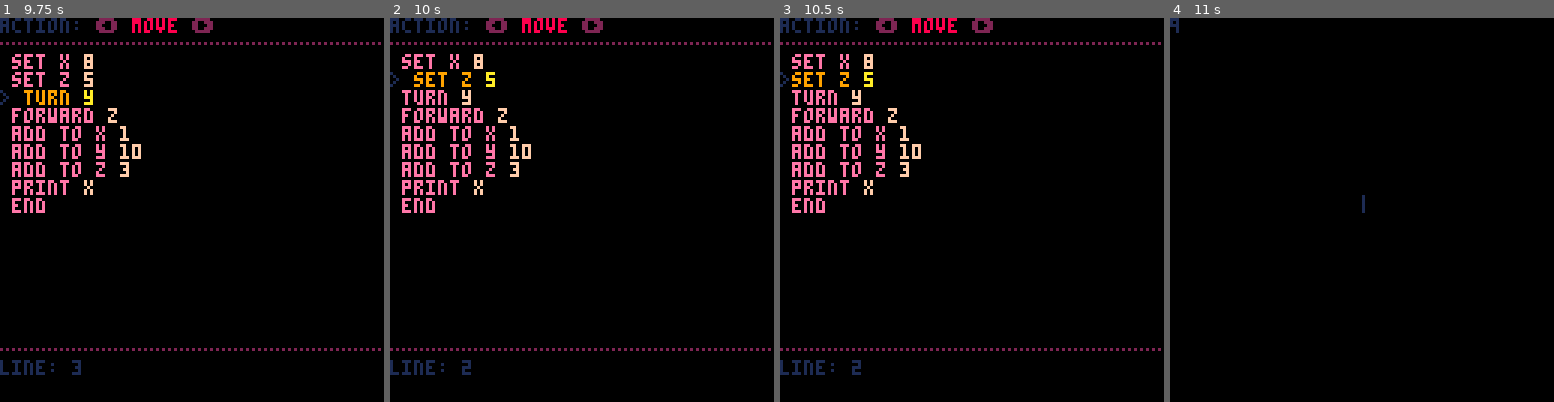
Above: before the commit, frames 1-4 (left to right).
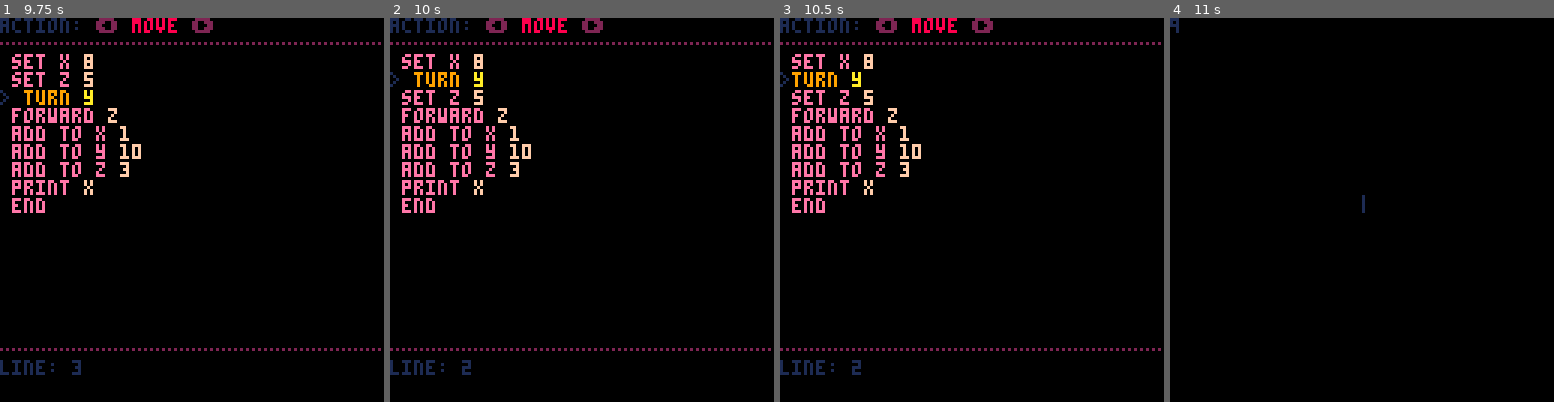
Above: after the commit, the same moments.

Repository: eduvf/PICO-8-experiments
Game: PICO-8 cartridge code.p8
The game is run twice, just before and just after one commit, with the same random seed, the same clock (stepped at 60 frames per second) and the same inputs.
Inputs:
- Up to frame 1 (9.75 s): tap X (X key) at 0.33, 1.07, 1.85, 2.97, 4.08, 5.2, 6.32, 7.43, 8.55, 9.67 s; tap O (Z key) at 0.7, 1.7, 2.1, 2.5, 2.9, 3.3, 3.7, 4.1, 4.5, 4.9, 5.3, 5.7, 6.1, 6.5, 6.9, 7.3, 7.7, 8.1, 8.5, 8.9, 9.3, 9.7 s; hold Right 1.6-2.1 s; hold Up 2.15-2.42 s; hold Right 2.47-3.03 s; hold Left 3.08-3.58 s; hold Down 3.63-3.97 s; hold Right 4.02-4.68 s; hold Up 4.73-5.03 s; hold Left 5.08-5.68 s; hold Down 5.73-6.03 s; hold Right 6.08-6.58 s; hold Right 6.63-7.13 s; hold Up 7.18-7.45 s; hold Right 7.5-8.07 s; hold Left 8.12-8.62 s; hold Down 8.67-9 s; hold Right 9.05-9.72 s
- Up to frame 2 (10 s): hold Up from 9.77 s (still down)
- Up to frame 3 (10.5 s): release Up at 10.07 s; tap O (Z key) at 10.1 s; hold Left from 10.12 s (still down)
- Up to frame 4 (11 s): tap O (Z key) at 10.5, 10.9 s; release Left at 10.72 s; hold Down from 10.77 s (still down); tap X (X key) at 10.78 s

Frame 1 is identical in both runs. In frame 2, 0.8% of the frame differs, in the area x 3-28%, y 14-23%; in frame 3, 0.8%; in frame 4, nothing differs.

Commit message:
make work move action

Diff:
--- a/code.p8
+++ b/code.p8
@@ -40,6 +40,7 @@
   end
 
   if editor then
+    local prev_line = cursor.line
     if btnp(0) and not cursor.lock then
       cursor.action = mid(1, cursor.action - 1, #actions_key)
     end
@@ -48,9 +49,15 @@
     end
     if btnp(2) then
       cursor.line = mid(1, cursor.line - 1, #code)
+      if enable_move then
+        code[cursor.line], code[prev_line] = code[prev_line], code[cursor.line]
+      end
     end
     if btnp(3) then
       cursor.line = mid(1, cursor.line + 1, #code)
+      if enable_move then
+        code[cursor.line], code[prev_line] = code[prev_line], code[cursor.line]
+      end
     end
     if btnp(4) then
       actions[actions_key[cursor.action]]()
